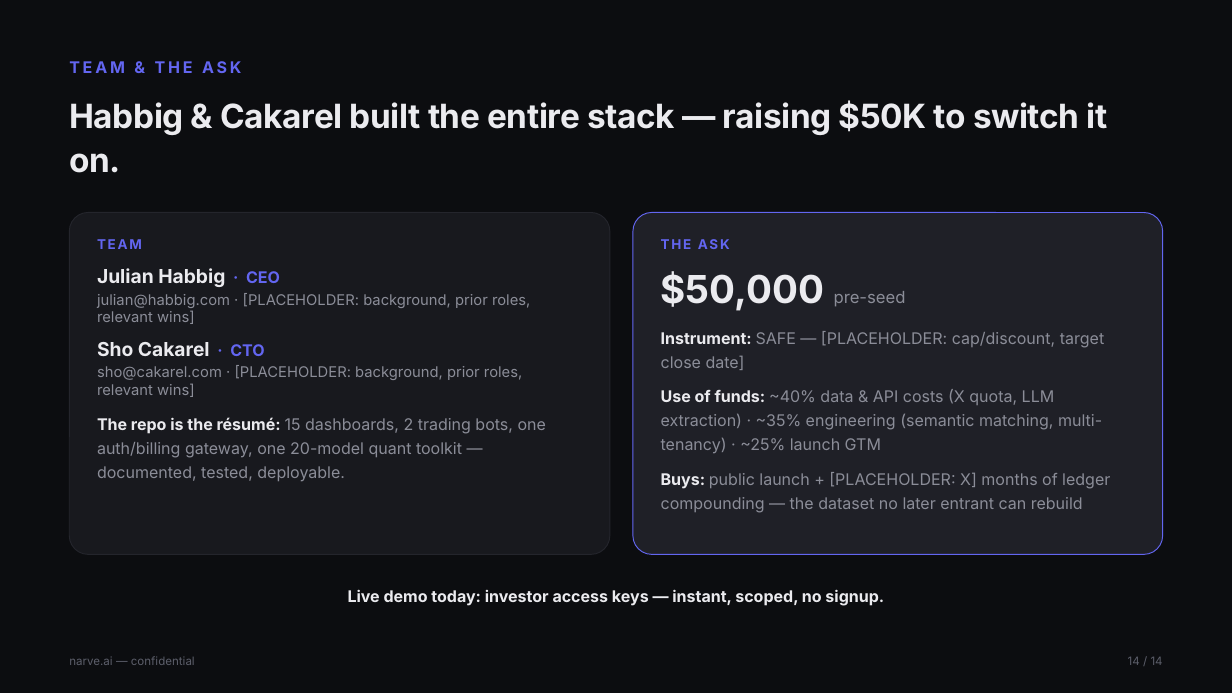
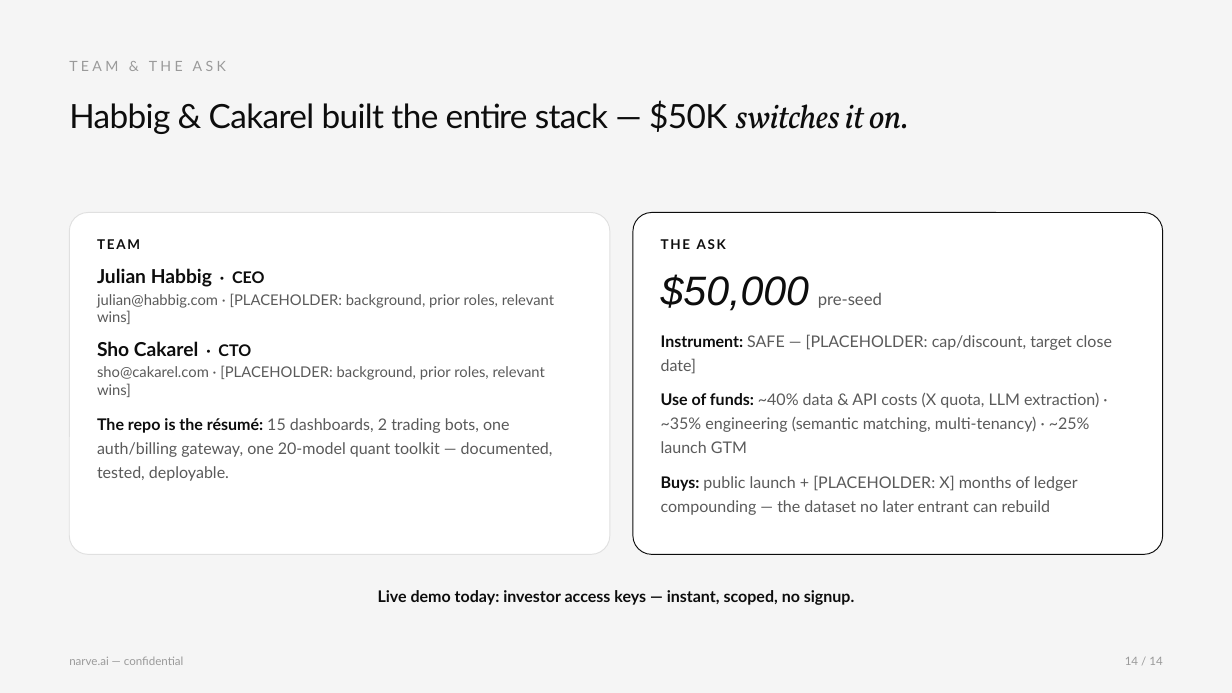
Before and after one commit to Jhabbig/Habbig, a slide deck: slide 14 of pitch-deck/narve-pitch-deck.pptx. Drawn at 1232x693 pixels with LibreOffice and Linux fonts; fonts in the diff are those of the drawing. Boxes give left, top, right and bottom in pixels: in the first picture for what was removed or moved away, otherwise in the second. Text is boxed around its words. In the diff, an @@ line names an element or a change of style, - is before the commit and + after.

```diff
--- a/pitch-deck/narve-pitch-deck.pptx
+++ b/pitch-deck/narve-pitch-deck.pptx
@@ rectangle at <box>0,0,1232,693</box>: fill #0C0D10 to #F5F5F5 @@
@@ text "TEAM & THE ASK" at <box>69,61,226,71</box>: size 12.5 to 11 pt, font Inter to Lato, text colour #6366F1 to #9A9A9A, letter spacing 2.2 to 2.6 pt, bold off @@
@@ text at <box>69,100,908,134</box>: text changed; font Inter to Lato; text colour #EBEBEF to #0D0D0D; bold off @@
-Habbig & Cakarel built the entire stack — raising $50K to switch it on.
+Habbig & Cakarel built the entire stack — $50K switches it on.
@@ rounded rectangle at <box>69,213,610,555</box>: fill #18191E to #FFFFFF; outline #24252C 0.75 pt to #E0E0E0 0.75 pt @@
@@ text "TEAM" at <box>97,239,554,481</box>: font Inter to Lato; text colour #6366F1 to #0D0D0D in "TEAM", "· CEO", "· CTO"; text colour #EBEBEF to #0D0D0D in "Julian Habbig", "Sho Cakarel", "The repo is the résumé:"; text colour #8B8D98 to #5A5A5A in "julian@habbig.com · [PLACEHOLDER: background, prior roles, r ...", "sho@cakarel.com · [PLACEHOLDER: background, prior roles, rel ...", "15 dashboards, 2 trading bots, one auth/billing ..." @@
@@ rounded rectangle at <box>633,213,1163,555</box>: fill #1F2027 to #FFFFFF; outline #6366F1 0.75 pt to #0D0D0D 0.75 pt @@
@@ text "THE ASK" at <box>661,239,1112,515</box>: font Inter to Lato; text colour #6366F1 to #0D0D0D in "THE ASK"; size 30 to 32 pt, font Inter to Arial, bold off, italic on in "$50,000"; text colour #EBEBEF to #0D0D0D in "$50,000", "Instrument:", "Use of funds:", "Buys:"; text colour #8B8D98 to #5A5A5A in "pre-seed", "SAFE — [PLACEHOLDER: cap/discount, target close date]", "~40% data & API costs (X quota, ...", "public launch + [PLACEHOLDER: X] months of ..." @@
@@ text "Live demo today: investor access ..." at <box>378,590,855,605</box>: font Inter to Lato, text colour #EBEBEF to #0D0D0D @@
@@ text "narve.ai — confidential" at <box>69,656,183,665</box>: font Inter to Lato, text colour #5C5E6A to #9A9A9A @@
@@ text "14 / 14" at <box>1125,657,1162,665</box>: font Inter to Lato, text colour #5C5E6A to #9A9A9A @@
```
Also in this commit, not shown: 13 other slides changed, 1 other file.
